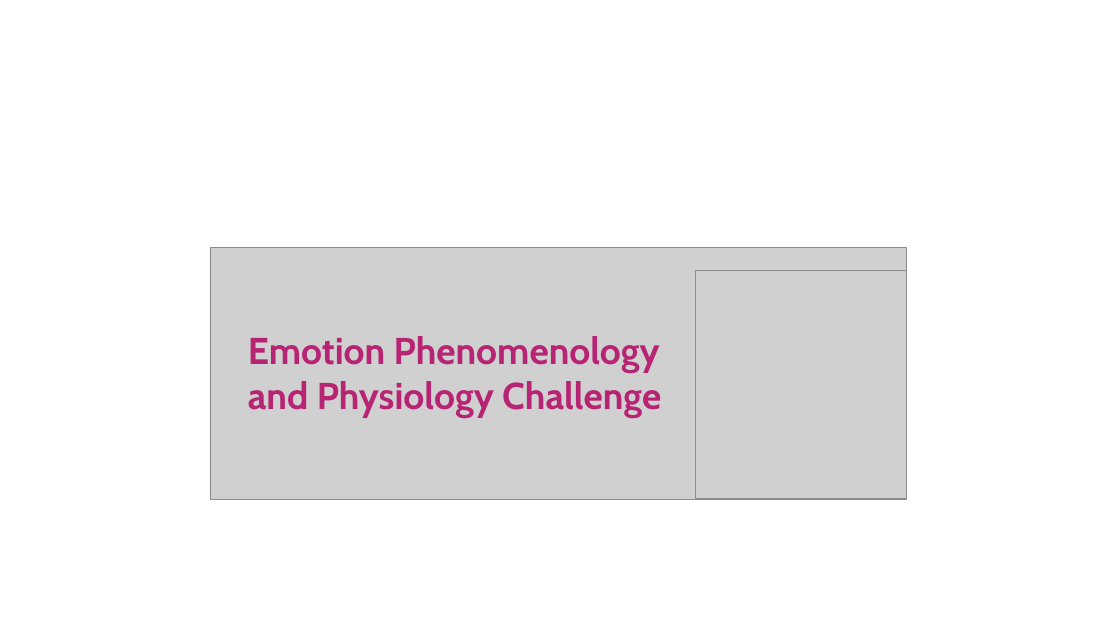
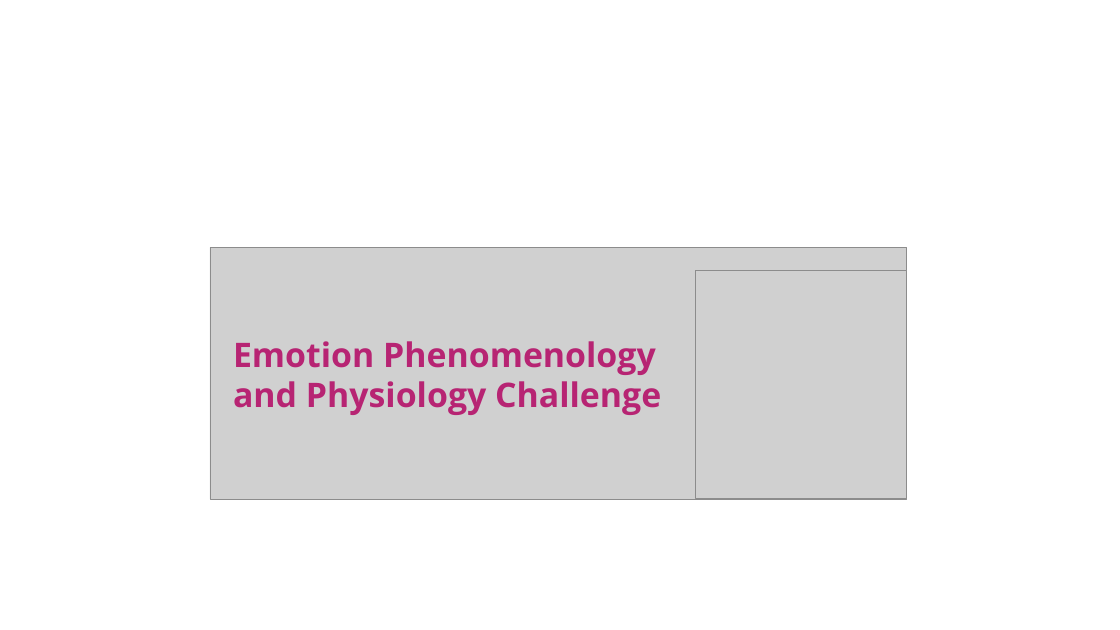
Before and after one commit to eppmc/eppmc.github.io, a slide deck: slide 1 of assets/img/eppmc_imgs.pptx. Drawn at 1120x630 pixels with LibreOffice and Linux fonts; fonts in the diff are those of the drawing; grey boxes stand for pictures. Boxes give left, top, right and bottom in pixels: in the first picture for what was removed or moved away, otherwise in the second. Text is boxed around its words. In the diff, an @@ line names an element or a change of style, - is before the commit and + after.

```diff
--- a/assets/img/eppmc_imgs.pptx
+++ b/assets/img/eppmc_imgs.pptx
@@ text "Emotion Phenomenology and Physiology Challenge": place and size @@
-text "Emotion Phenomenology and Physiology Challenge" at [248,336,661,417]
+text "Emotion Phenomenology and Physiology Challenge" at [233,341,661,415]
@@ text "Emotion Phenomenology and Physiology Challenge" at [233,341,661,415]: size 32 to 29 pt, font Cabin to Open Sans @@
```
Also in this commit, not shown: 2 other files.
